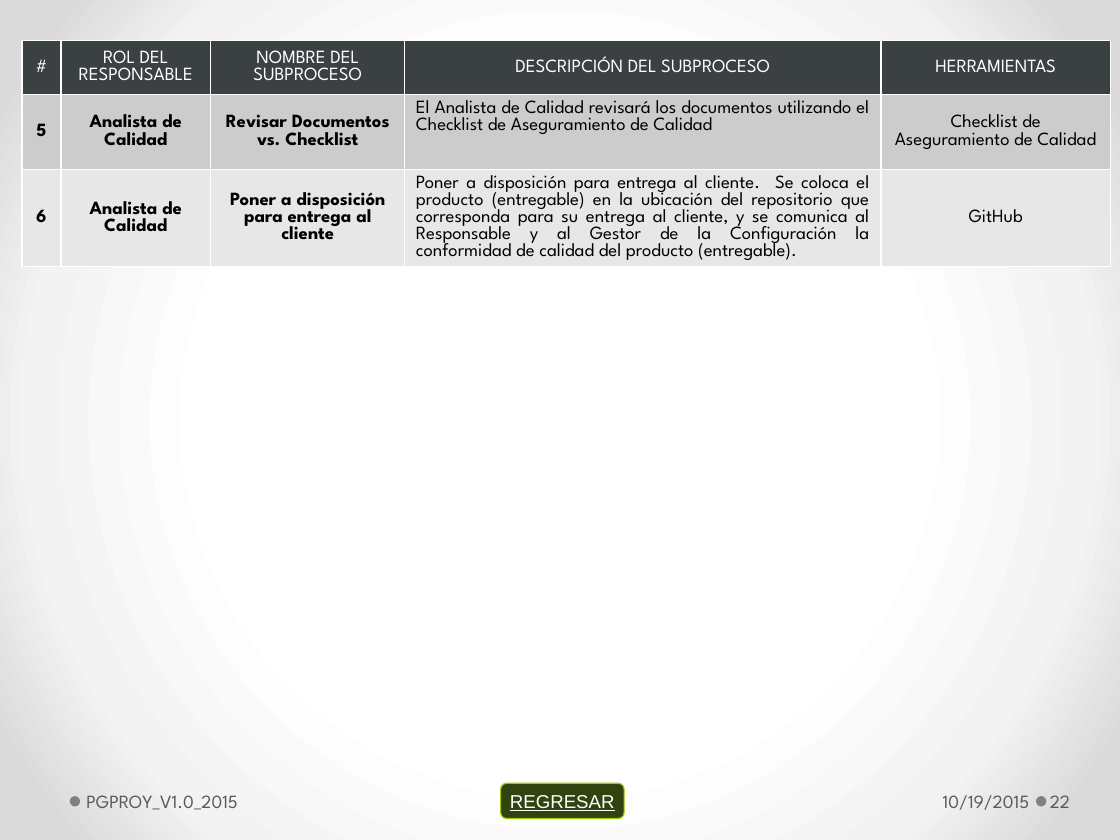
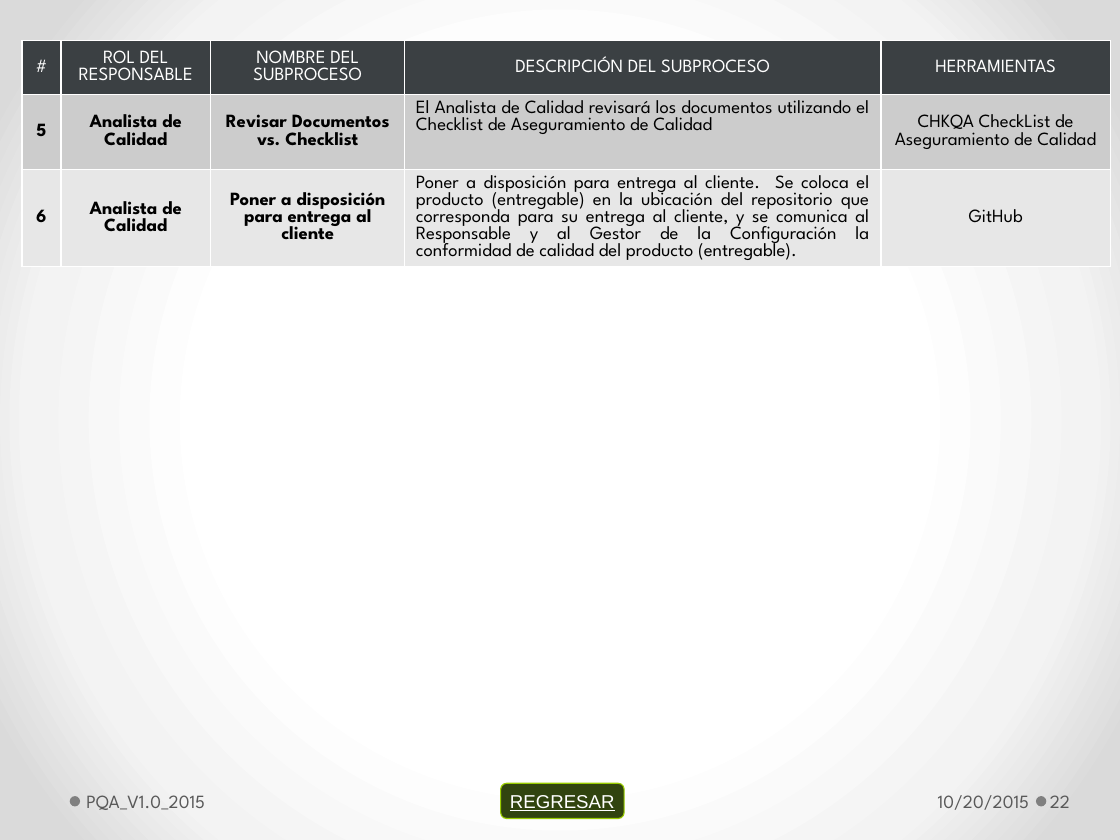
Before and after one commit to lowrider80/UTP-GPS-ALARM, a slide deck: slide 22 of Area_de_Proceso-_PPQA/PQA/PQA_V1.0_2015.pptx. Drawn at 1120x840 pixels with LibreOffice and Linux fonts; fonts in the diff are those of the drawing. Boxes give left, top, right and bottom in pixels: in the first picture for what was removed or moved away, otherwise in the second. Text is boxed around its words. In the diff, an @@ line names an element or a change of style, - is before the commit and + after.

Commit message:
Plan de Gestión de Aseguramiento de Calidad

```diff
--- a/Area_de_Proceso-_PPQA/PQA/PQA_V1.0_2015.pptx
+++ b/Area_de_Proceso-_PPQA/PQA/PQA_V1.0_2015.pptx
@@ table at [22, 40, 1111, 320] @@
-row 2, column 5: Checklist de Aseguramiento de Calidad
+row 2, column 5: CHKQA CheckList de Aseguramiento de Calidad
@@ text at [86, 795, 205, 810]: text changed @@
-PGPROY_V1.0_2015
+PQA_V1.0_2015
@@ text at [938, 795, 1029, 810]: text changed @@
-10/19/2015
+10/20/2015
```
Also in this commit, not shown: 28 other slides changed.
